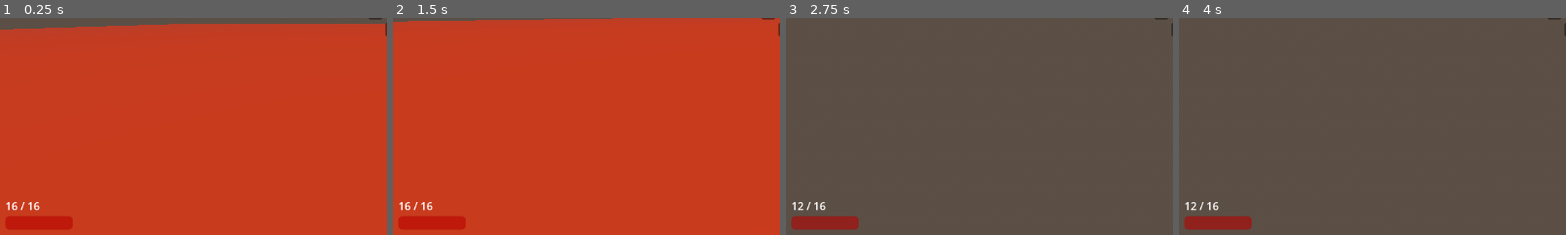
Above: before the commit, frames 1-4 (left to right).
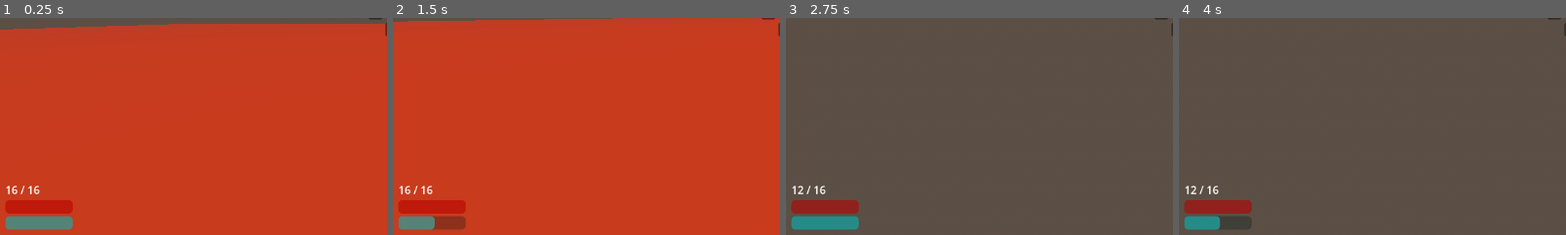
Above: after the commit, the same moments.

Repository: rsrasmu2/Brackeys2025
Game: Godot game, scene res://assets/main/main.tscn
Same seed, same stepped clock (60 frames per second), same inputs: the game is played once before the commit and once after it.
Inputs (mouse positions are % of the whole screen's width and height, from its top left):
- Up to frame 1 (0.25 s): no input
- Up to frame 2 (1.5 s): tap Enter at 0.5 s; move the mouse to (55, 50) at 0.52 s; hold Shift (dash) 0.53-1.28 s; hold W (move_forward) from 0.53 s (still down); tap Space (jump) at 0.77 s; move the mouse to (45, 50) at 1.27 s; tap Shift (dash) at 1.35 s
- Up to frame 3 (2.75 s): keep holding W (move_forward); tap Space (jump) at 1.52 s; move the mouse to (52, 48) at 2.02 s; press the mouse at (52, 48) at 2.03 s; tap Shift (dash) at 2.3 s
- Up to frame 4 (4 s): keep holding W (move_forward); move the mouse to (49, 52) at 2.77 s; release the mouse at (49, 52) at 2.78 s; right-click (49, 52) at 2.85 s; tap Space (jump) at 3.02, 3.77 s; tap Shift (dash) at 3.05 s; move the mouse to (57, 51) at 3.52 s; hold Shift (dash) from 3.53 s (still down)
The pictures show only the part of the screen within x 0-50%, y 50-100%; the shares and areas given below are measured in that part.

The runs differ from the first frame. In frame 1, 2.4% of the frame differs, in the area x 1-19%, y 77-98%; in frame 2, 2.3%; in frame 3, 2.4%; in frame 4, 2.4%.

Commit message:
Add dash cooldown bar

Diff:
--- a/assets/player/dash/dash.gd
+++ b/assets/player/dash/dash.gd
@@ -1,4 +1,6 @@
 extends Node
+
+signal cooldown_changed(cooldown: float)
 
 @export var dasher: Player
 
@@ -23,6 +25,11 @@
 	$DashTimer.wait_time = dash_duration
 	$Cooldown.wait_time = cooldown
 
+func _process(delta: float) -> void:
+	if not $Cooldown.is_stopped():
+		var percent: float = 1.0 - ($Cooldown.time_left / $Cooldown.wait_time)
+		emit_signal(cooldown_changed.get_name(), percent)
+
 func _input(event: InputEvent) -> void:
 	if event.is_action_pressed("dash") and $Cooldown.is_stopped() and remaining_charges > 0:
 		dash()
--- /dev/null
+++ b/assets/player/dash_cooldown.gd
@@ -0,0 +1,5 @@
+extends ProgressBar
+
+
+func _on_dash_cooldown_changed(cooldown: float) -> void:
+	value = cooldown
--- a/assets/player/player.tscn
+++ b/assets/player/player.tscn
@@ -8,6 +8,7 @@
 [ext_resource type="PackedScene" uid="uid://b4xojb6sb1hqf" path="res://assets/gun/gun.tscn" id="2_toylo"]
 [ext_resource type="Script" uid="uid://dmneh2j38qw20" path="res://assets/player/ui/ammo.gd" id="5_tb4ck"]
 [ext_resource type="Script" uid="uid://bxa35uh3w2ebm" path="res://assets/player/player_health.gd" id="6_hai6l"]
+[ext_resource type="Script" uid="uid://b7jlf18wqxeuu" path="res://assets/player/dash_cooldown.gd" id="7_vlpqo"]
 [ext_resource type="PackedScene" uid="uid://bajfnk64q8mhi" path="res://assets/player/dash/dash.tscn" id="8_kwvpd"]
 [ext_resource type="PackedScene" uid="uid://dkp5y0u8pd54k" path="res://assets/common/health/health.tscn" id="9_m2mll"]
 [ext_resource type="Script" uid="uid://c03o3n5qwovd8" path="res://assets/player/melee_attack.gd" id="9_op4fd"]
@@ -80,6 +81,7 @@
 [node name="Player" type="CharacterBody3D" groups=["Player"]]
 collision_layer = 2
 collision_mask = 5
+wall_min_slide_angle = 0.349066
 script = ExtResource("1_v2miy")
 
 [node name="PlayerCamera" type="Camera3D" parent="."]
@@ -146,6 +148,15 @@
 show_percentage = false
 script = ExtResource("6_hai6l")
 health = NodePath("../../../../../Health")
+
+[node name="DashCooldown" type="ProgressBar" parent="PlayerCamera/UI/MarginContainer/VBoxContainer"]
+self_modulate = Color(0, 1, 1, 1)
+custom_minimum_size = Vector2(100, 20)
+layout_mode = 2
+max_value = 1.0
+value = 1.0
+show_percentage = false
+script = ExtResource("7_vlpqo")
 
 [node name="Label" type="Label" parent="PlayerCamera/UI"]
 visible = false
@@ -213,3 +224,4 @@
 [connection signal="died" from="Health" to="PlayerMovement" method="set_process" binds= [false]]
 [connection signal="died" from="Health" to="AnimationPlayer" method="play" binds= ["death"]]
 [connection signal="health_changed" from="Health" to="PlayerCamera/UI/MarginContainer/VBoxContainer/PlayerHealth" method="_on_health_health_changed"]
+[connection signal="cooldown_changed" from="Dash" to="PlayerCamera/UI/MarginContainer/VBoxContainer/DashCooldown" method="_on_dash_cooldown_changed"]
Not shown, added: assets/player/dash_cooldown.gd.uid
Not shown: 1 places in assets/player/player.tscn that only renumber resources
